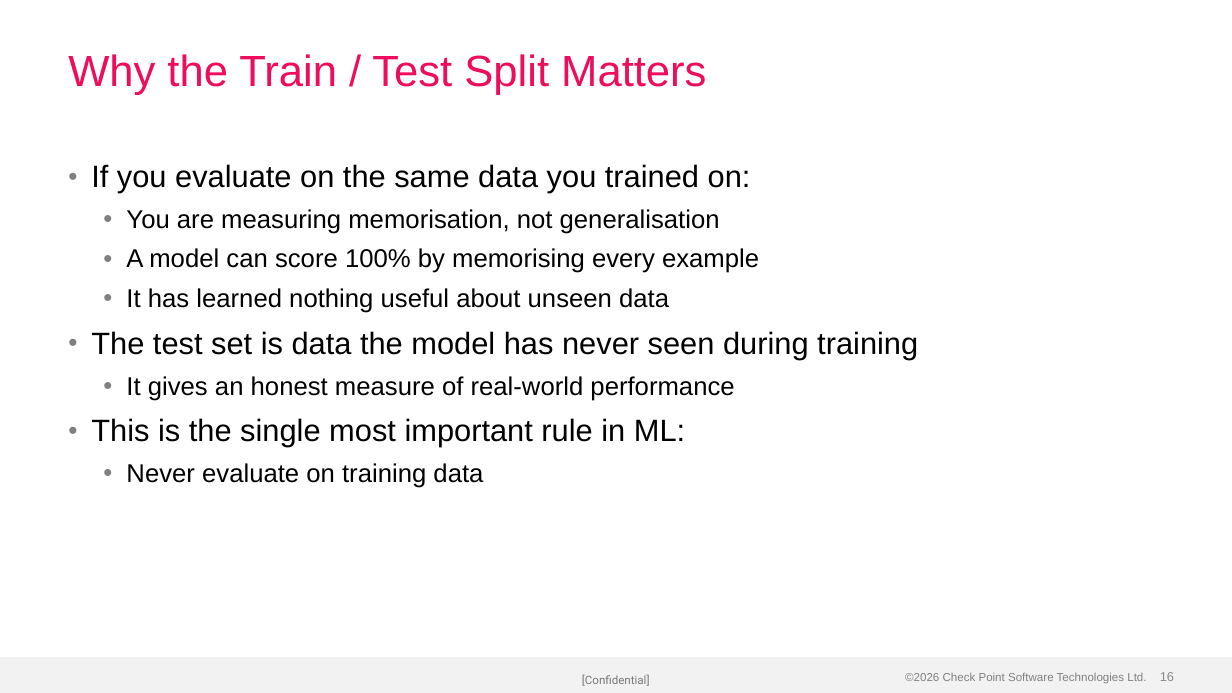
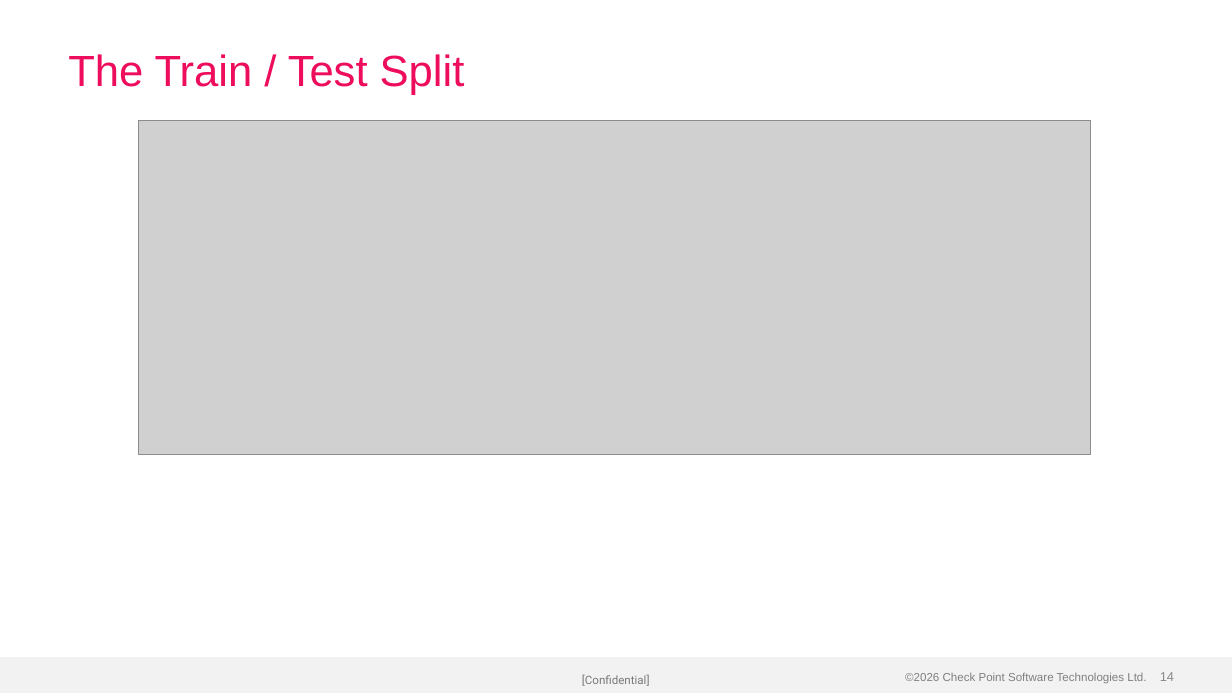
Before and after one commit to alshawwaf/ai-basic-training, a slide deck: slide 14 of stage1_classic_ml/01_what_is_ml/Lecture-1-What-is-ML.pptx (slide 16 before the commit). Drawn at 1232x693 pixels with LibreOffice and Linux fonts; fonts in the diff are those of the drawing; grey boxes stand for pictures; background and template pictures are left out. Boxes give left, top, right and bottom in pixels: in the first picture for what was removed or moved away, otherwise in the second. Text is boxed around its words. In the diff, an @@ line names an element or a change of style, - is before the commit and + after.

Commit message:
Rebuild Lecture-1 with charts, diagrams, and visual layouts
12 embedded images: training loop diagram, loss curve chart, class
imbalance comparison, ML workflow flowchart, train/test split visual,
digit grid, pixel number grid, average prototypes, three ML types cards,
features-vs-labels table, EDA checklist, Python tools cards. Uses 2-Column,
Bullets+Pull Quote, and Title Only layouts alongside standard bullets.

```diff
--- a/stage1_classic_ml/01_what_is_ml/Lecture-1-What-is-ML.pptx
+++ b/stage1_classic_ml/01_what_is_ml/Lecture-1-What-is-ML.pptx
@@ title at (68, 54, 465, 95): text changed @@
-Why the Train / Test Split Matters
+The Train / Test Split
@@ picture added at (139, 120, 1091, 455) @@
@@ text removed at (91, 164, 918, 488) @@
-• If you evaluate on the same data you trained on:
-  • You are measuring memorisation, not generalisation
-  • A model can score 100% by memorising every example
-  • It has learned nothing useful about unseen data
-• The test set is data the model has never seen during training
-  • It gives an honest measure of real-world performance
-• This is the single most important rule in ML:
-  • Never evaluate on training data
@@ page number at (1160, 672, 1174, 681): text changed @@
-16
+14
```
Also in this commit, not shown: 10 other slides changed, 10 slides added, 14 slides removed.
